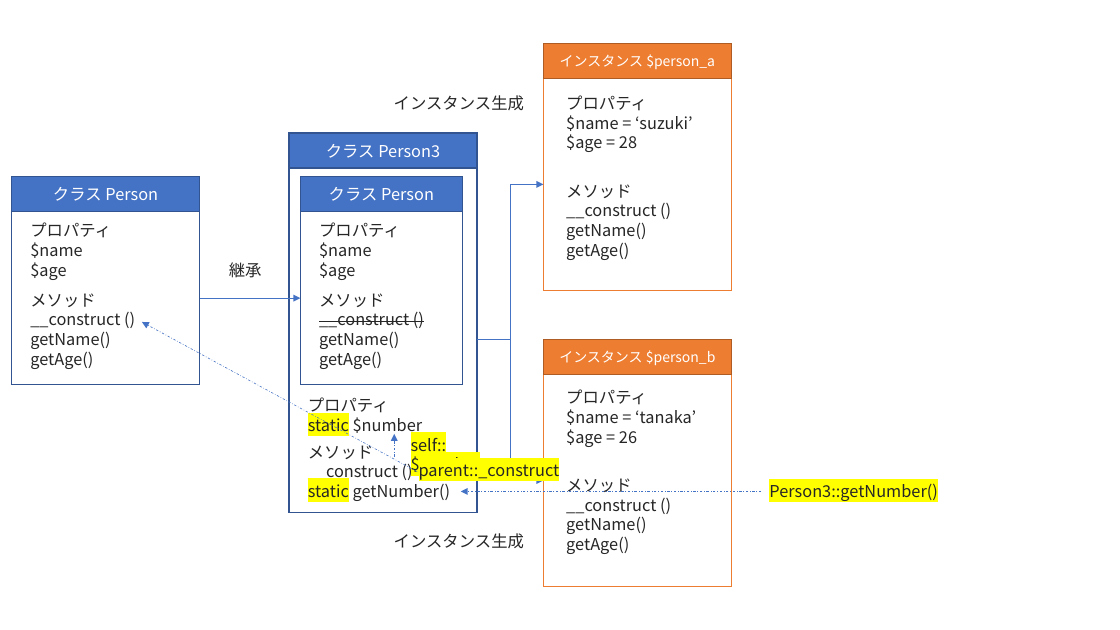
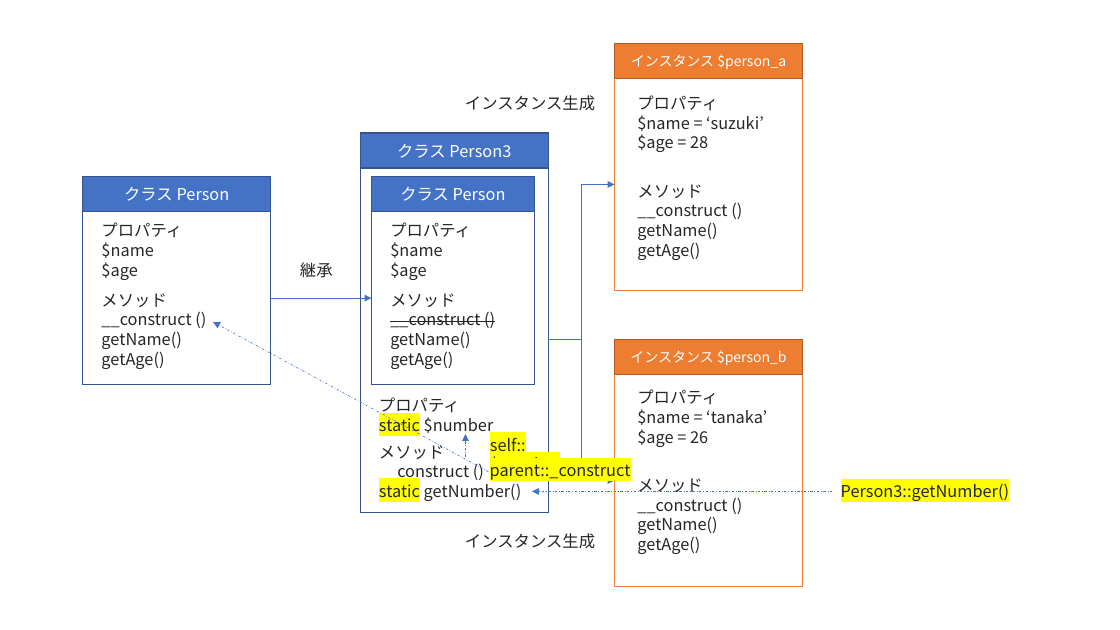
Before and after one commit to hyada/object-oriented-programming, a slide deck: slide 4 of figure.pptx. Drawn at 1120x630 pixels with LibreOffice and Linux fonts; fonts in the diff are those of the drawing. Boxes give left, top, right and bottom in pixels: in the first picture for what was removed or moved away, otherwise in the second. Text is boxed around its words. In the diff, an @@ line names an element or a change of style, - is before the commit and + after.

```diff
--- a/figure.pptx
+++ b/figure.pptx
@@ text "self::$number" rewrapped from <box>411,434,481,476</box> to <box>490,438,560,476</box> @@
@@ 15 texts, 10 rectangles, 4 arrows, 2 elbow arrows: place and size @@
-15 texts, 10 rectangles, 4 arrows, 2 elbow arrows at <box>12,44,937,586</box>
+15 texts, 10 rectangles, 4 arrows, 2 elbow arrows at <box>82,44,1009,586</box>
```
Also in this commit, not shown: 5 other files.
